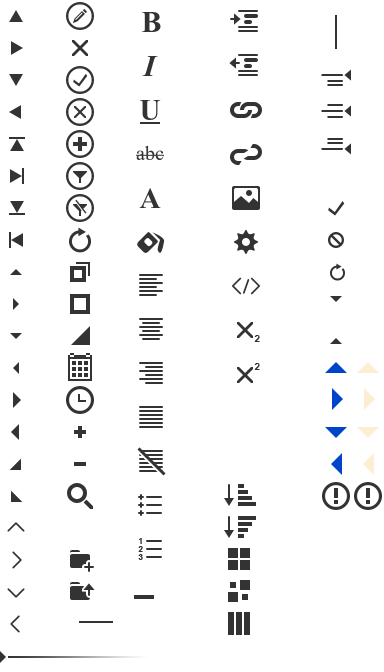
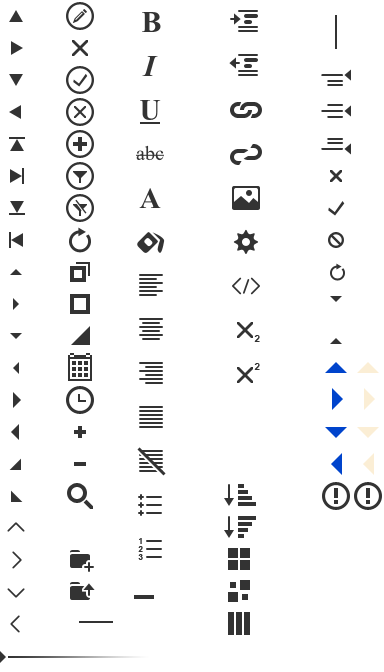
Layers edited between the first and the second w=384, h=672 image:
added layer "x-small" in group "Widgets 2" over [330, 170, 342, 182]
